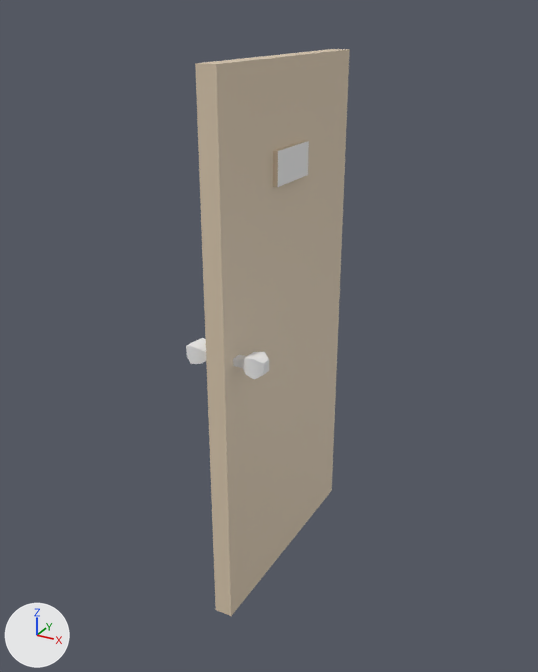
The FBX model Assets/Models/single door.fbx as it was, and as the next commit left it.
One viewpoint serves both versions: a 50 mm lens placed at (0.0404, -0.0768, 0.0696), pointed at (-0.0012, -0.0011, 0.0317). Every picture has the same lights, and +X, +Y and +Z are marked at lower left. Where no turn or scale is listed for an object, it has been applied to the vertices.
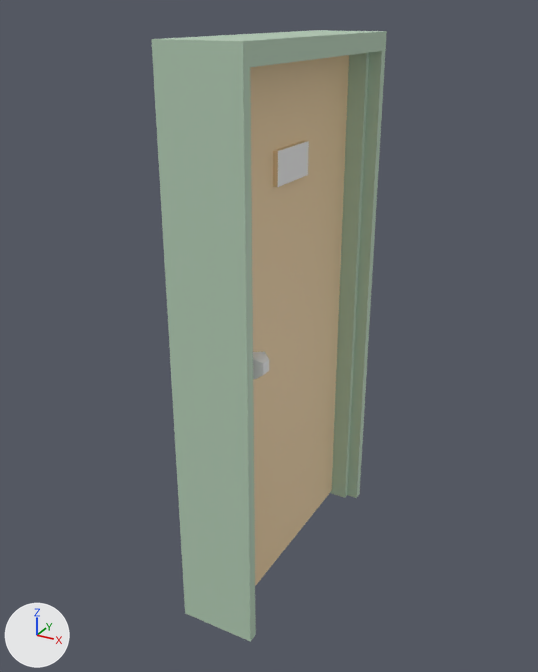
The newer file is also turned or shifted as a whole; pictures and numbers use the older file's frame.

Location of each change, (x1, y1, x2, y2) in pixels of the pictures (538 x 672 px):
```json
{"object": "pCube7", "change": "added", "after": [151, 30, 387, 642]}
```

Scene script edits in JSON lines:
```json
{"op": "add", "block": "mat_lambert2", "code": ["mat_lambert2 = principled_material('lambert2')", "mat_lambert2.base_color = (0.468, 0.627, 0.476)  # light grey #b6cfb7"]}
{"op": "add", "block": "me_mesh_001", "code": ["me_mesh_001 = bpy.data.meshes.new('Mesh.001')", "me_mesh_001.from_pydata(...)  # 84 vertices, 82 faces; spans x -0.0049..0.0049, y -0.0377..-0.0029, z -0.0344..0.0343", "me_mesh_001.materials.append(mat_lambert2)  # light grey #b6cfb7"]}
{"op": "add", "block": "ob_pcube7", "code": ["ob_pcube7 = bpy.data.objects.new('pCube7', me_mesh_001)", "ob_pcube7.location = (0.0003, 0.0203, 0.0327)"]}
```
